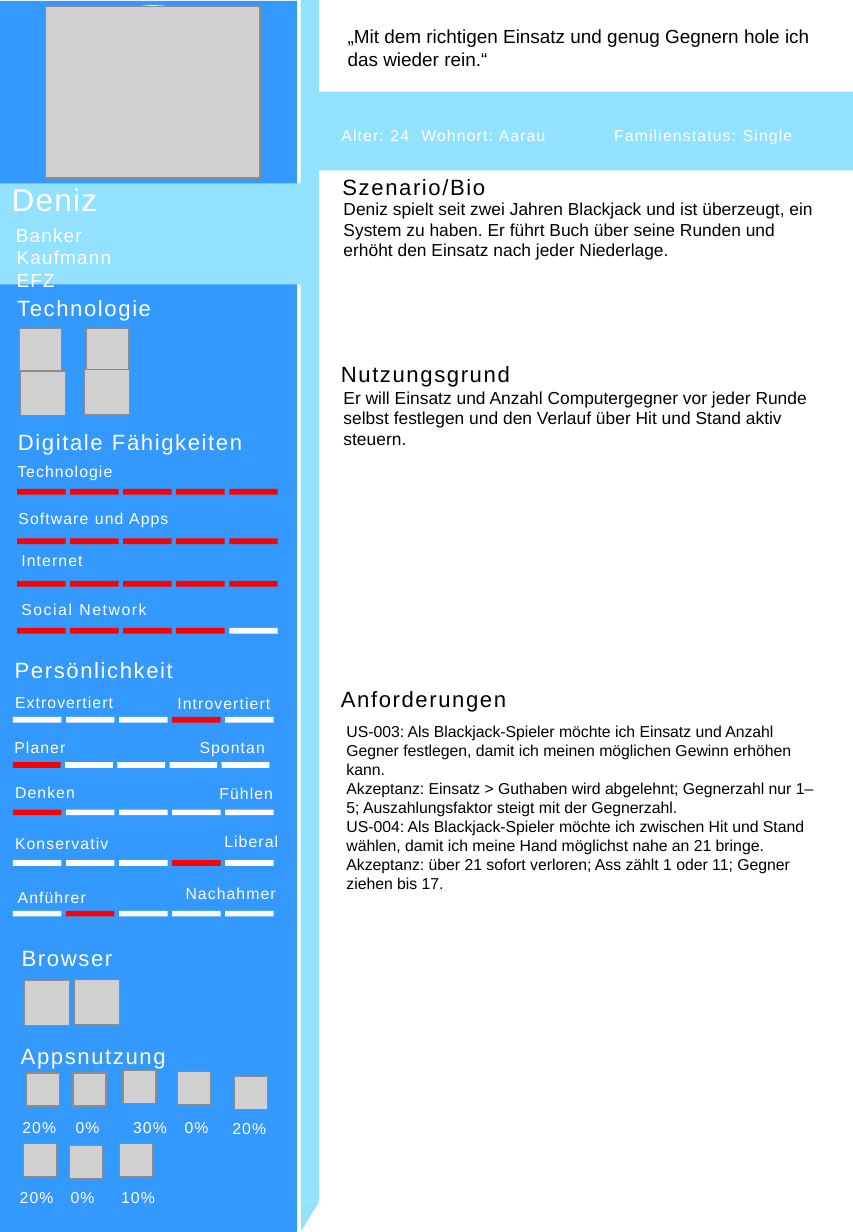
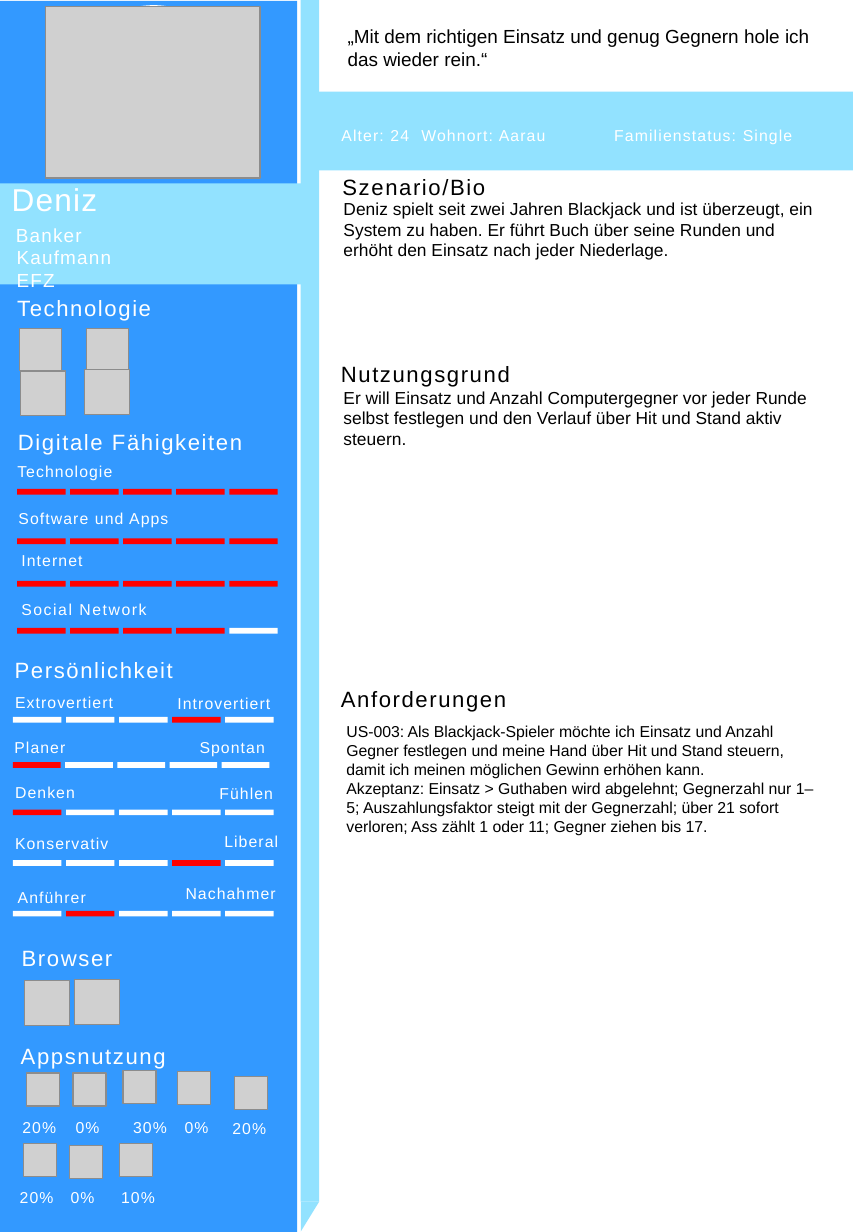
Before and after one commit to lllouiss/lbm426, a slide deck: slide 3 of LB_426_Personas.pptx. Drawn at 853x1232 pixels with LibreOffice and Linux fonts; fonts in the diff are those of the drawing; grey boxes stand for pictures. Boxes give left, top, right and bottom in pixels: in the first picture for what was removed or moved away, otherwise in the second. Text is boxed around its words. In the diff, an @@ line names an element or a change of style, - is before the commit and + after.

```diff
--- a/LB_426_Personas.pptx
+++ b/LB_426_Personas.pptx
@@ text at <box>346,725,814,836</box>: text changed @@
-US-003: Als Blackjack-Spieler möchte ich Einsatz und Anzahl Gegner festlegen, damit ich meinen möglichen Gewinn erhöhen kann.
-Akzeptanz: Einsatz > Guthaben wird abgelehnt; Gegnerzahl nur 1–5; Auszahlungsfaktor steigt mit der Gegnerzahl.
-US-004: Als Blackjack-Spieler möchte ich zwischen Hit und Stand wählen, damit ich meine Hand möglichst nahe an 21 bringe.
-Akzeptanz: über 21 sofort verloren; Ass zählt 1 oder 11; Gegner ziehen bis 17.
+US-003: Als Blackjack-Spieler möchte ich Einsatz und Anzahl Gegner festlegen und meine Hand über Hit und Stand steuern, damit ich meinen möglichen Gewinn erhöhen kann.
+Akzeptanz: Einsatz > Guthaben wird abgelehnt; Gegnerzahl nur 1–5; Auszahlungsfaktor steigt mit der Gegnerzahl; über 21 sofort verloren; Ass zählt 1 oder 11; Gegner ziehen bis 17.
```
Also in this commit, not shown: 1 other slide changed, 1 other file.
